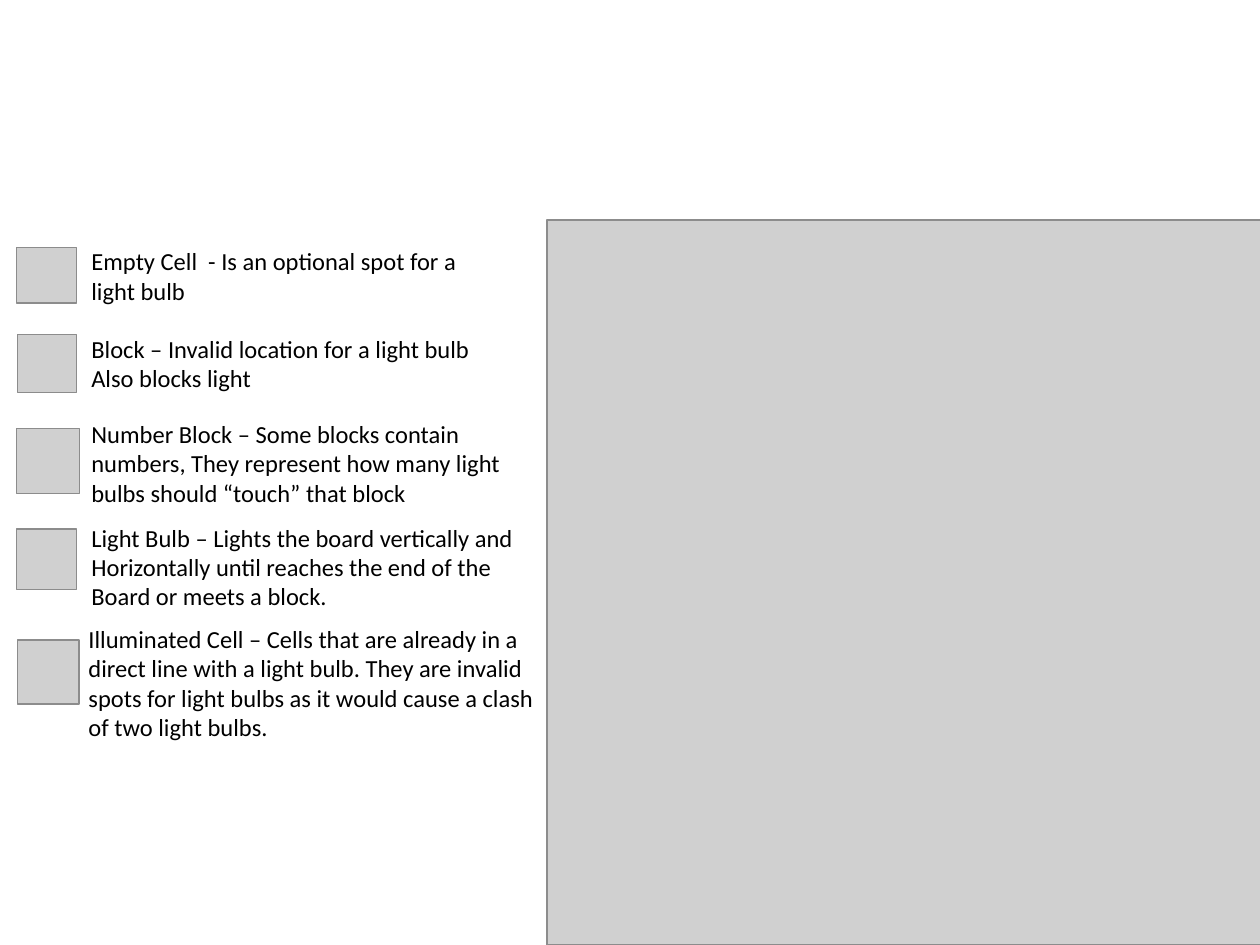
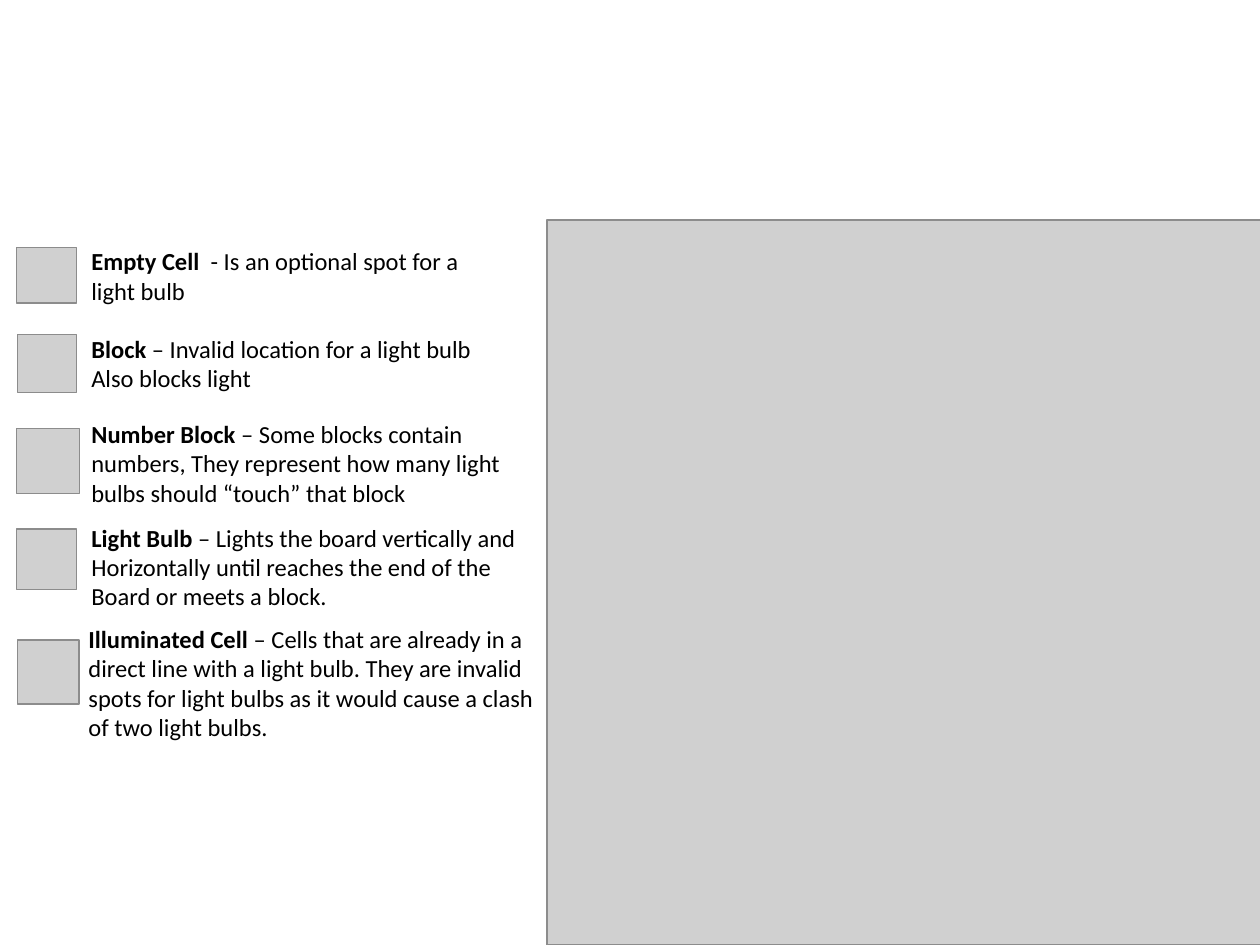
Before and after one commit to LironAvr/EvolutionaryLightsUp, a slide deck: slide 2 of presentation.pptx. Drawn at 1260x945 pixels with LibreOffice and Linux fonts; fonts in the diff are those of the drawing; grey boxes stand for pictures; background and template pictures are left out. Boxes give left, top, right and bottom in pixels: in the first picture for what was removed or moved away, otherwise in the second. Text is boxed around its words. In the diff, an @@ line names an element or a change of style, - is before the commit and + after.

Commit message:
presentation

```diff
--- a/presentation.pptx
+++ b/presentation.pptx
@@ text "Empty Cell - Is an ..." at bbox=[91, 252, 458, 305]: bold on in "Empty Cell" @@
@@ text at bbox=[91, 340, 470, 363]: bold on in "Block" @@
@@ text "Number Block – Some blocks ..." at bbox=[91, 425, 500, 503]: bold on in "Number Block" @@
@@ text at bbox=[91, 529, 515, 552]: bold on in "Light Bulb" @@
@@ text "Illuminated Cell – Cells that ..." at bbox=[88, 630, 533, 741]: bold on in "Illuminated Cell" @@
```
Also in this commit, not shown: 6 other slides changed.
